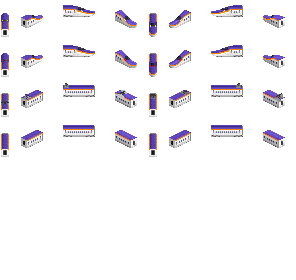
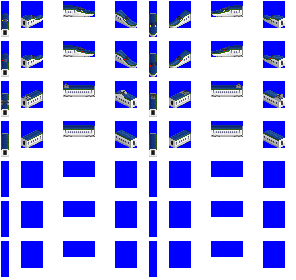
Before/after of a w=296, h=280 layered artwork. What changed in the layer stack:
moved "Pantos T3" above "Lights", painted on it over [1, 83, 284, 105]
added layer "2cc" in group "T3" over [1, 5, 285, 150]
added layer "Blue" over [1, 1, 285, 277]
